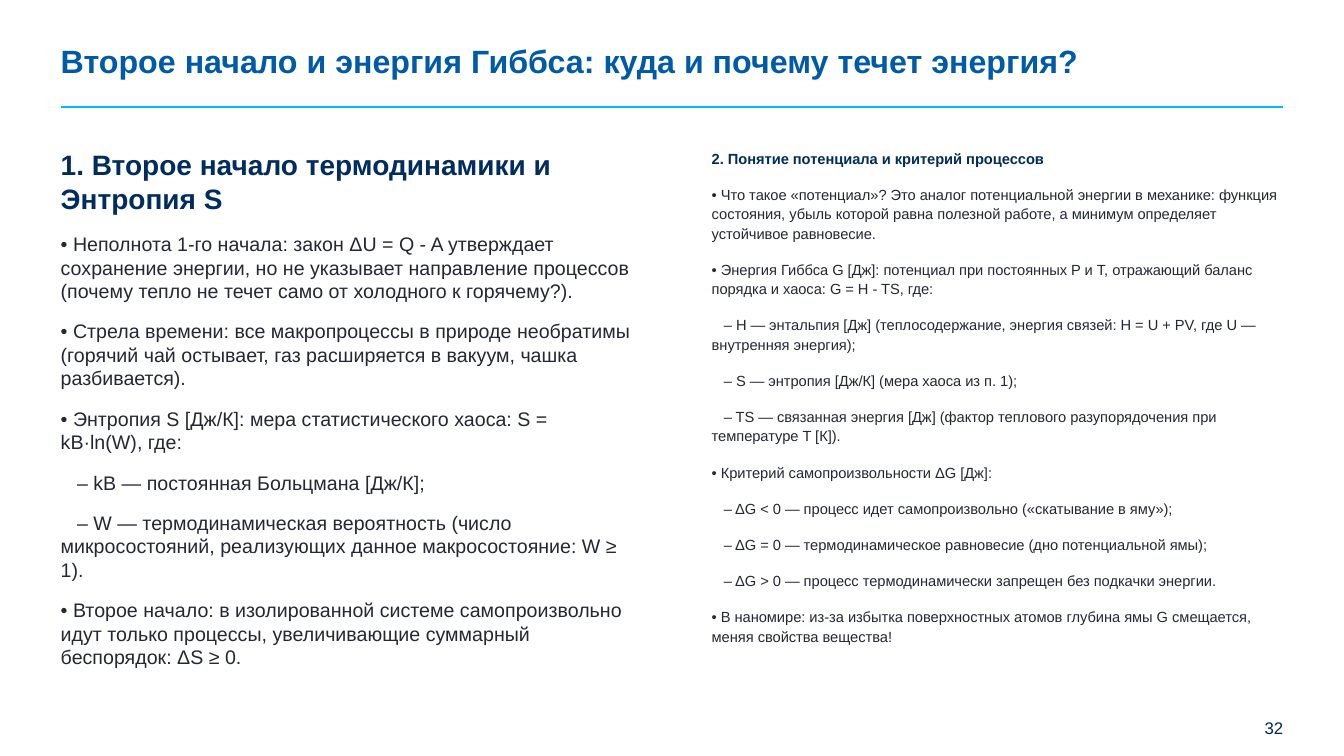
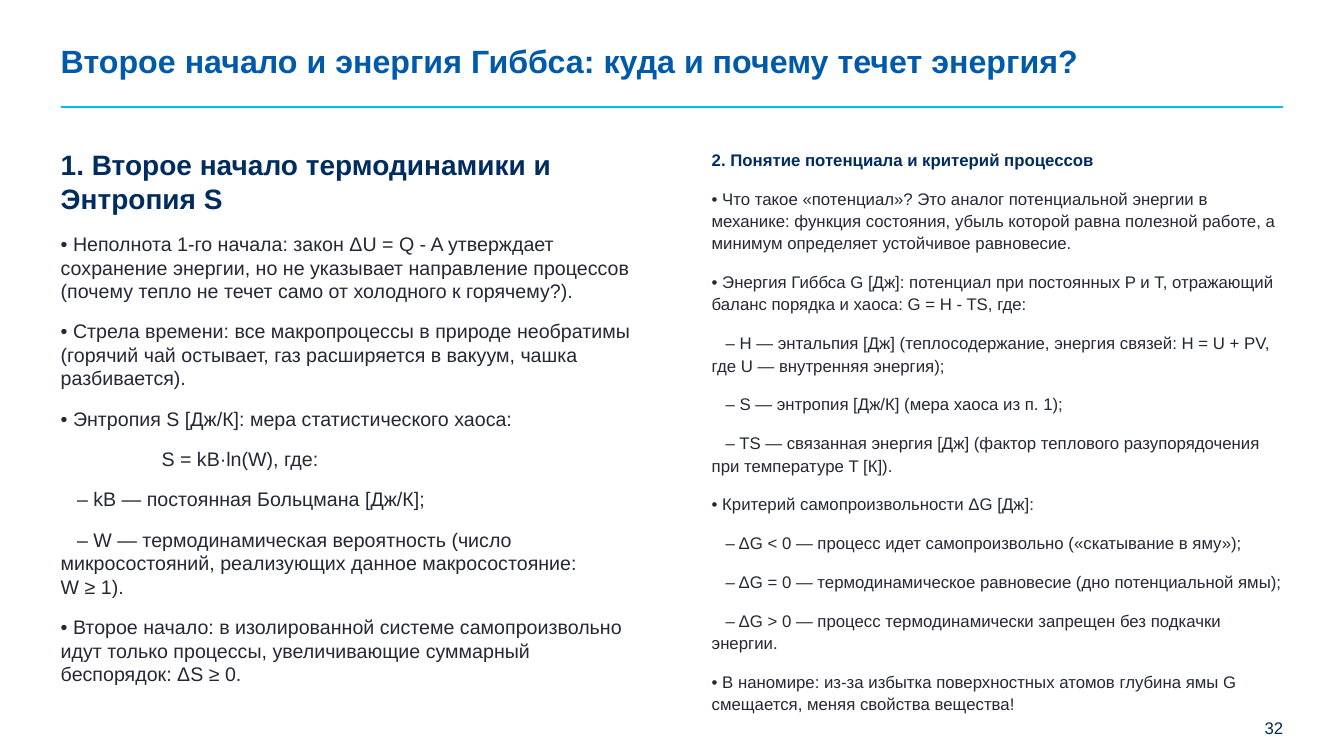
Before and after one commit to brattri3/nanophysics-course, a slide deck: slide 32 of course_materials/semester_4/lectures/lecture_02_thermodynamics_master_layouts.pptx. Drawn at 1344x756 pixels with LibreOffice and Linux fonts; fonts in the diff are those of the drawing; background and template pictures are left out. Boxes give left, top, right and bottom in pixels: in the first picture for what was removed or moved away, otherwise in the second. Text is boxed around its words. In the diff, an @@ line names an element or a change of style, - is before the commit and + after.

```diff
--- a/course_materials/semester_4/lectures/lecture_02_thermodynamics_master_layouts.pptx
+++ b/course_materials/semester_4/lectures/lecture_02_thermodynamics_master_layouts.pptx
@@ text "2. Понятие потенциала и критерий ..." at (712,153,1281,714): size 10.5 to 12 pt @@
@@ text at (73,411,512,470): text changed @@
-• Энтропия S [Дж/К]: мера статистического хаоса: S = kB·ln(W), где:
+• Энтропия S [Дж/К]: мера статистического хаоса:
+S = kB·ln(W), где:
```
Also in this commit, not shown: 1 slide added, 1 other file.
